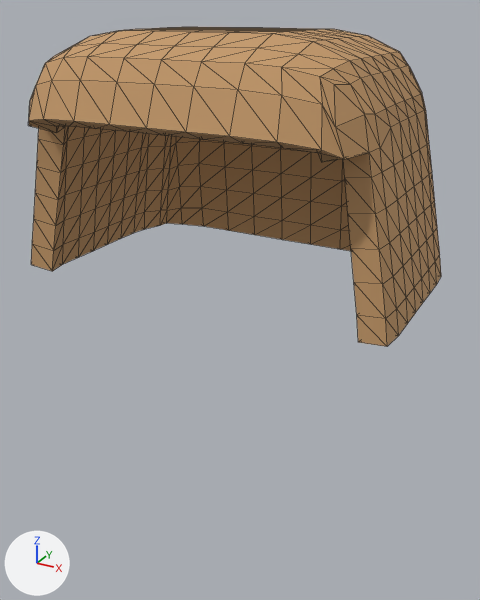
An edit to the glTF model public/assets/models/characters/wardrobe/hair-bob-brown.glb, drawn before and after from the same camera.
Before and after are seen from a 50 mm camera at (0.393, -0.692, 0.264) aimed at (0.009, 0.007, -0.086). Lighting does not change. The marker at lower left points along +X, +Y and +Z. The older version comes first. Mesh edges are drawn as thin lines.

The first picture shows 'hair_shell'.
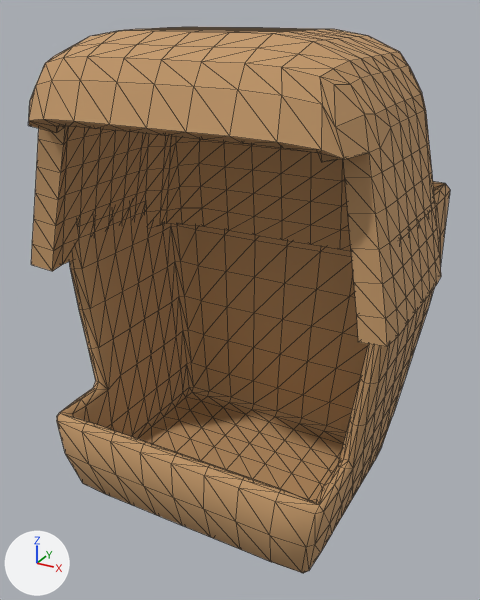
Commit message: feat(hair): redesign Bob into a long female cut (sculpted live in Blender)

Changed parts and their boxes [x1, y1, x2, y2] in the pictures (480 x 600 px):
'hair_curtain', added (brown)
    after: [57, 182, 450, 573]

What changed in the scene script:
```text
Add me_hair_curtain:
    me_hair_curtain.from_pydata(...)  # 700 vertices, 1396 faces; spans x -0.226..0.226, y -0.151..0.191, z -0.366..0.056
    me_hair_curtain.materials.append(mat_charmat)
Add ob_hair_curtain:
    ob_hair_curtain = bpy.data.objects.new('hair_curtain', me_hair_curtain)
    ob_hair_curtain.location = (0.0, 0.0, 0.0)
```
